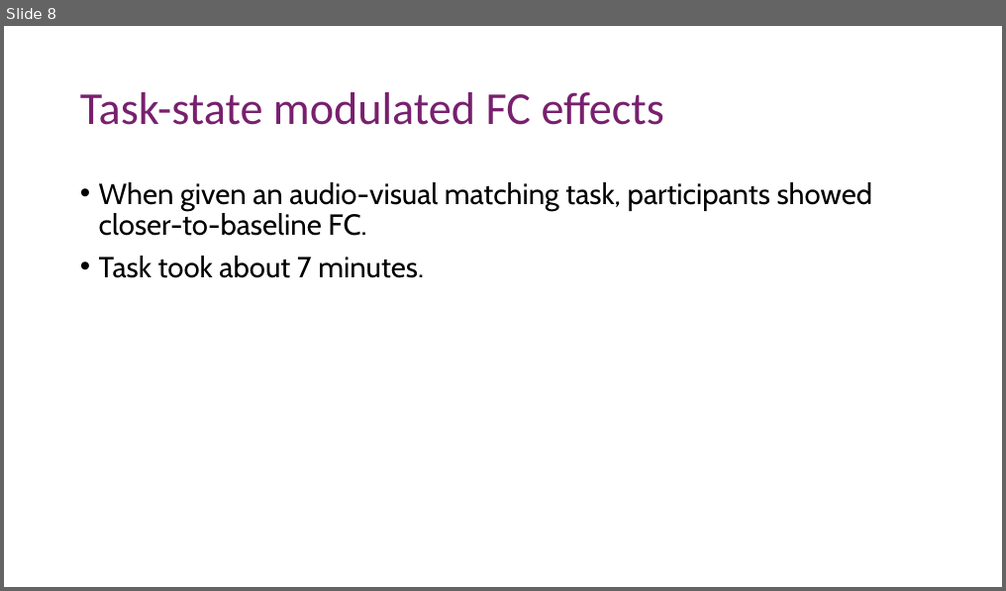
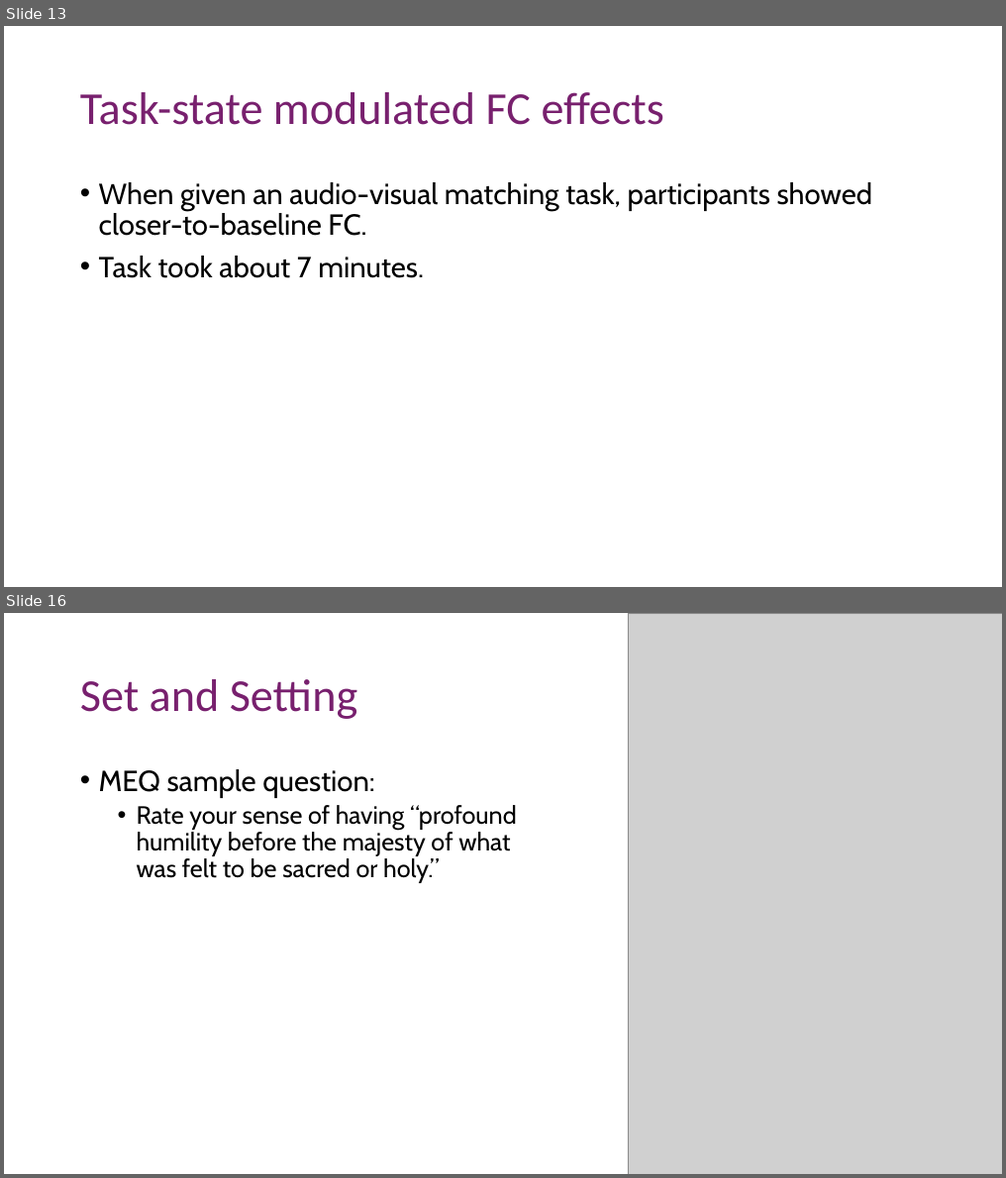
Before and after one commit to nghess/cnjc, a slide deck: psilocybin_fc/siegel_etal_2024.pptx. Shown one above the other, each under a label of ours: slide 8 before the commit, slides 13 and 16 after it; the slides between them are not shown. The pictures are 1006x591 and 1006x1178 pixels, drawn with LibreOffice and Linux fonts; fonts in the diff are those of the drawing; grey boxes stand for pictures. Boxes give left, top, right and bottom in pixels: in the first picture for what was removed or moved away, otherwise in the second. Text is boxed around its words. In the diff, an @@ line names an element or a change of style, - is before the commit and + after.

```diff
--- a/psilocybin_fc/siegel_etal_2024.pptx
+++ b/psilocybin_fc/siegel_etal_2024.pptx
@@ slide 16 added at [4, 613, 1002, 1174], background #FFFFFF @@
@@ picture added at [628, 613, 1002, 1174] @@
@@ title added at [80, 679, 357, 719], 44 pt, text #78206E @@
+Set and Setting
@@ text added at [99, 769, 517, 883], 24 pt, text #000000 @@
+• MEQ sample question:
+  • Rate your sense of having “profound humility before the majesty of what was felt to be sacred or holy.”
@@ what was slide 8 is now slide 13 @@
```
Also in this commit, not shown: 6 slides changed, 11 other slides added, 1 slide removed, 9 other files.
